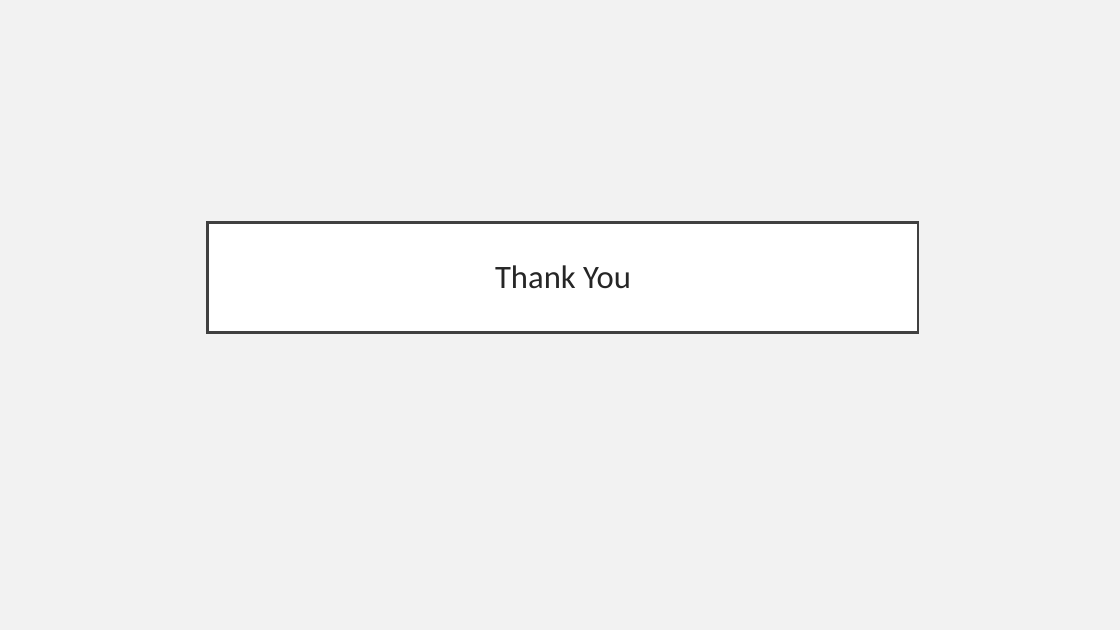
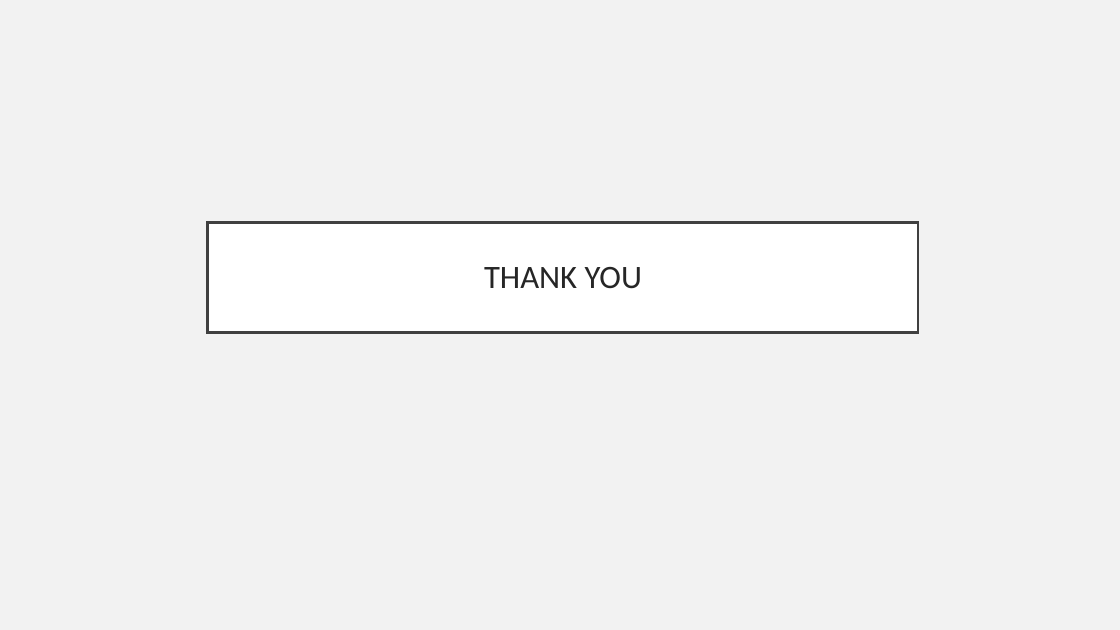
Before and after one commit to PoowadolRungtabnapa/Problem-Solving, a slide deck: slide 11 of Shell Sort.ppt (slide 10 before the commit). Drawn at 1120x630 pixels with LibreOffice and Linux fonts; fonts in the diff are those of the drawing. Boxes give left, top, right and bottom in pixels: in the first picture for what was removed or moved away, otherwise in the second. Text is boxed around its words. In the diff, an @@ line names an element or a change of style, - is before the commit and + after.

```diff
--- a/Shell Sort.ppt
+++ b/Shell Sort.ppt
@@ title at (484,267,642,289): text changed @@
-Thank You
+THANK YOU
```
Also in this commit, not shown: 6 other slides changed, 1 slide added, 4 other files.
